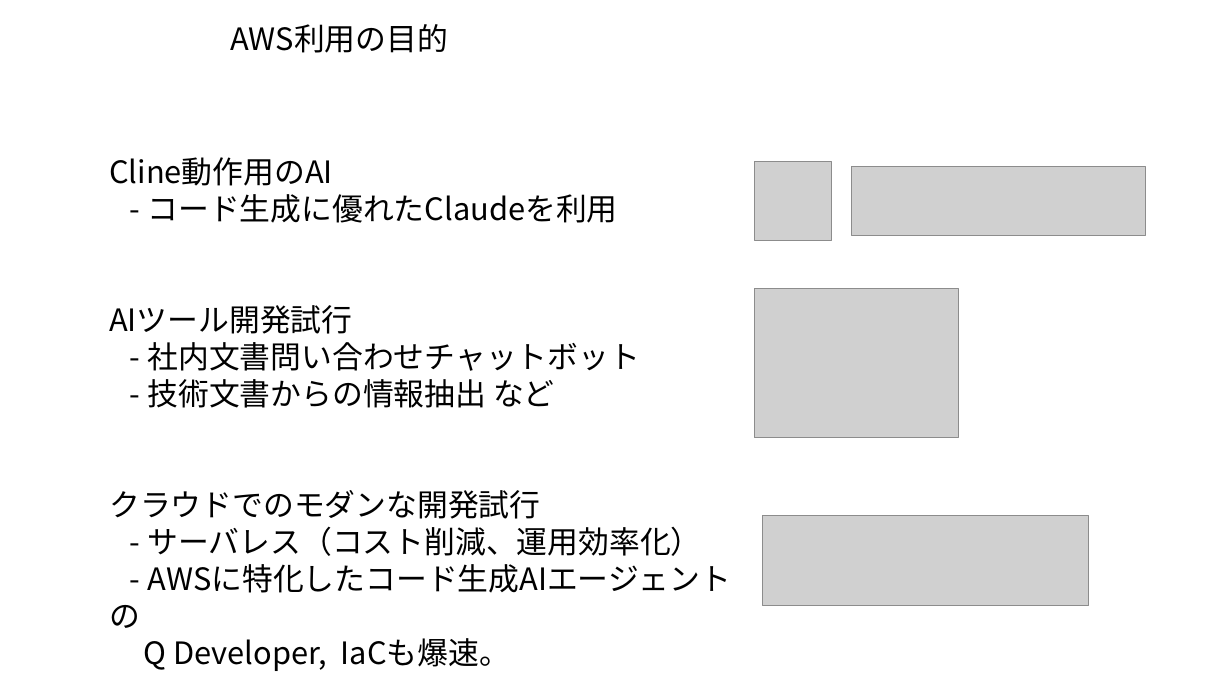
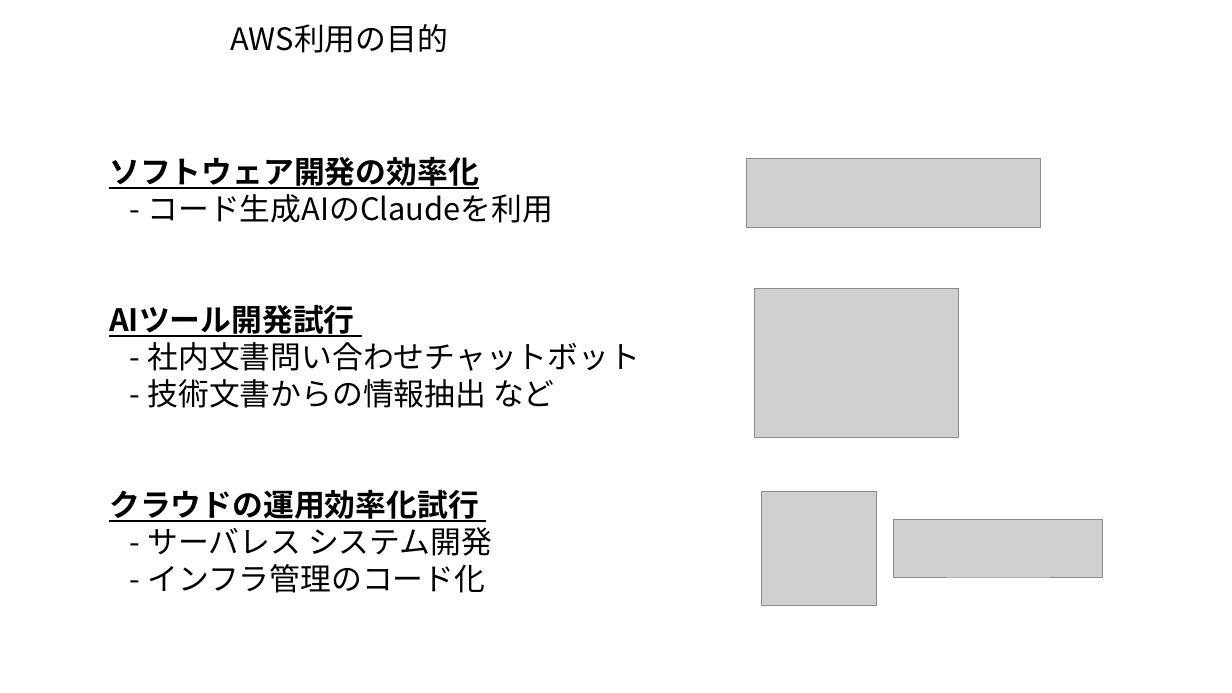
Before and after one commit to kiri0408/tyaga, a slide deck: slide 1 of aws_memo.pptx. Drawn at 1232x693 pixels with LibreOffice and Linux fonts; fonts in the diff are those of the drawing; grey boxes stand for pictures. Boxes give left, top, right and bottom in pixels: in the first picture for what was removed or moved away, otherwise in the second. Text is boxed around its words. In the diff, an @@ line names an element or a change of style, - is before the commit and + after.

```diff
--- a/aws_memo.pptx
+++ b/aws_memo.pptx
@@ text at [109, 157, 554, 223]: text changed @@
-Cline動作用のAI
-- コード生成に優れたClaudeを利用
+ソフトウェア開発の効率化
+- コード生成AIのClaudeを利用
@@ picture: place and size @@
-picture at [851, 166, 1145, 236]
+picture at [747, 159, 1041, 228]
@@ picture removed at [754, 162, 831, 240] @@
@@ text at [109, 305, 355, 337]: bold on, underline on in "AIツール開発試行" @@
@@ text at [109, 490, 492, 593]: text changed @@
-クラウドでのモダンな開発試行
-- サーバレス（コスト削減、運用効率化）
-- AWSに特化したコード生成AIエージェントの
-Q Developer, IaCも爆速。
+クラウドの運用効率化試行
+- サーバレス システム開発
+- インフラ管理のコード化
@@ picture added at [762, 492, 877, 605] @@
@@ picture removed at [762, 516, 1090, 605] @@
@@ picture added at [894, 520, 1103, 578] @@
```
Also in this commit, not shown: 4 other slides changed, 3 slides added, 1 slide removed.
